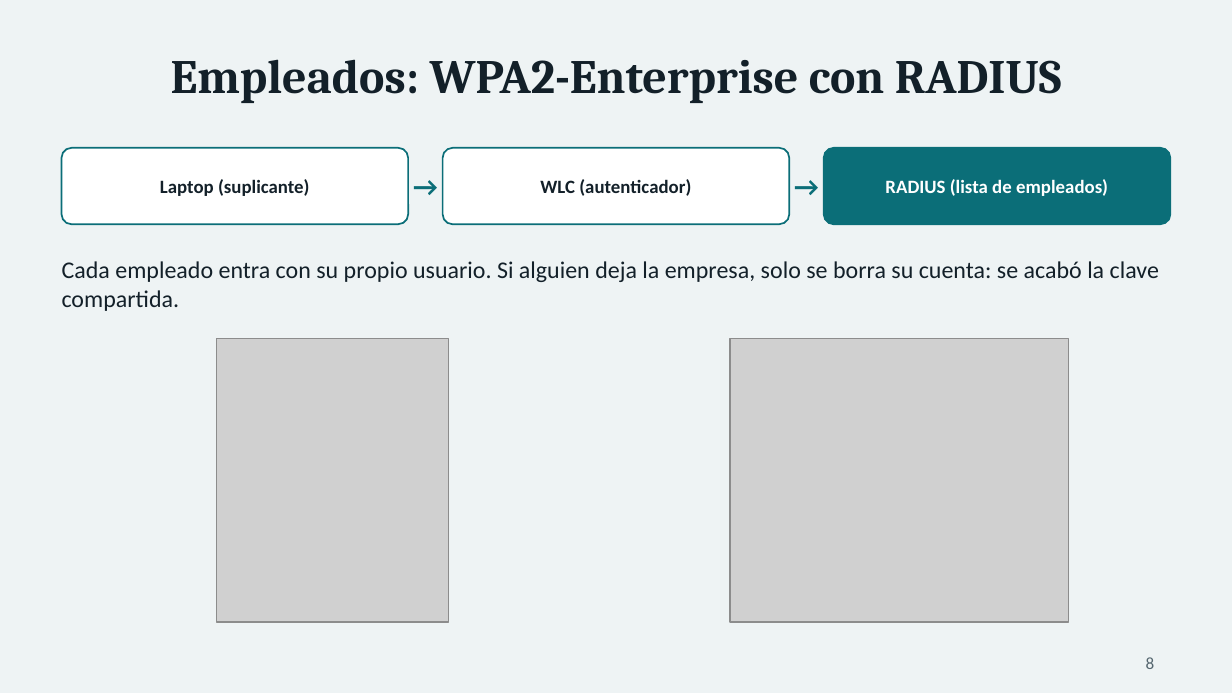
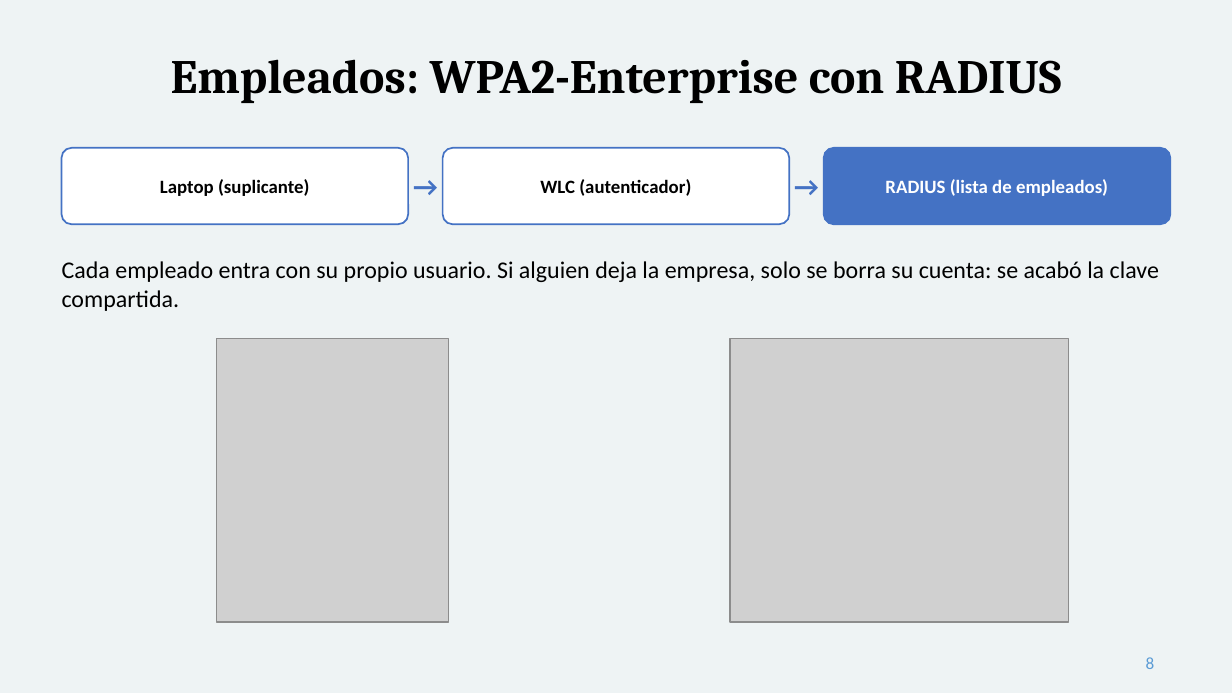
Before and after one commit to USX22/inalambricreds2, a slide deck: slide 8 of entregables/Presentacion_InnovaLogistics.pptx. Drawn at 1232x693 pixels with LibreOffice and Linux fonts; fonts in the diff are those of the drawing; grey boxes stand for pictures. Boxes give left, top, right and bottom in pixels: in the first picture for what was removed or moved away, otherwise in the second. Text is boxed around its words. In the diff, an @@ line names an element or a change of style, - is before the commit and + after.

```diff
--- a/entregables/Presentacion_InnovaLogistics.pptx
+++ b/entregables/Presentacion_InnovaLogistics.pptx
@@ rounded rectangle at box(62, 148, 408, 224): outline #0B6E78 1 pt to #4472C4 1 pt @@
@@ text "→" at box(408, 148, 442, 224): text colour #0B6E78 to #4472C4 @@
@@ rounded rectangle at box(442, 148, 788, 224): outline #0B6E78 1 pt to #4472C4 1 pt @@
@@ text "→" at box(790, 148, 824, 224): text colour #0B6E78 to #4472C4 @@
@@ rounded rectangle at box(824, 148, 1170, 224): fill #0B6E78 to #4472C4; outline #0B6E78 1 pt to #4472C4 1 pt @@
@@ text colour #132029 to #000000 in 4 elements at box(171, 59, 1062, 103), box(160, 179, 310, 196), box(540, 179, 691, 196), box(62, 261, 1159, 311) @@
@@ page number at box(1146, 657, 1155, 669): text colour #55666F to #5B9BD5 @@
```
Also in this commit, not shown: 13 other slides changed, 3 other files.
